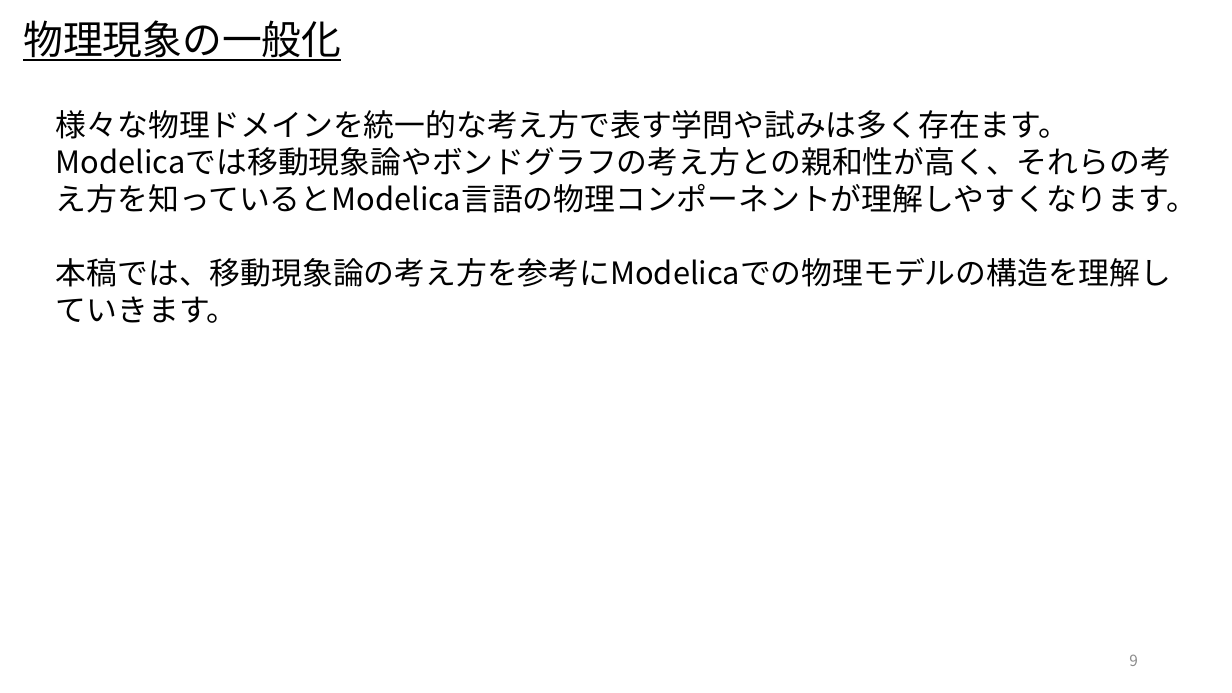
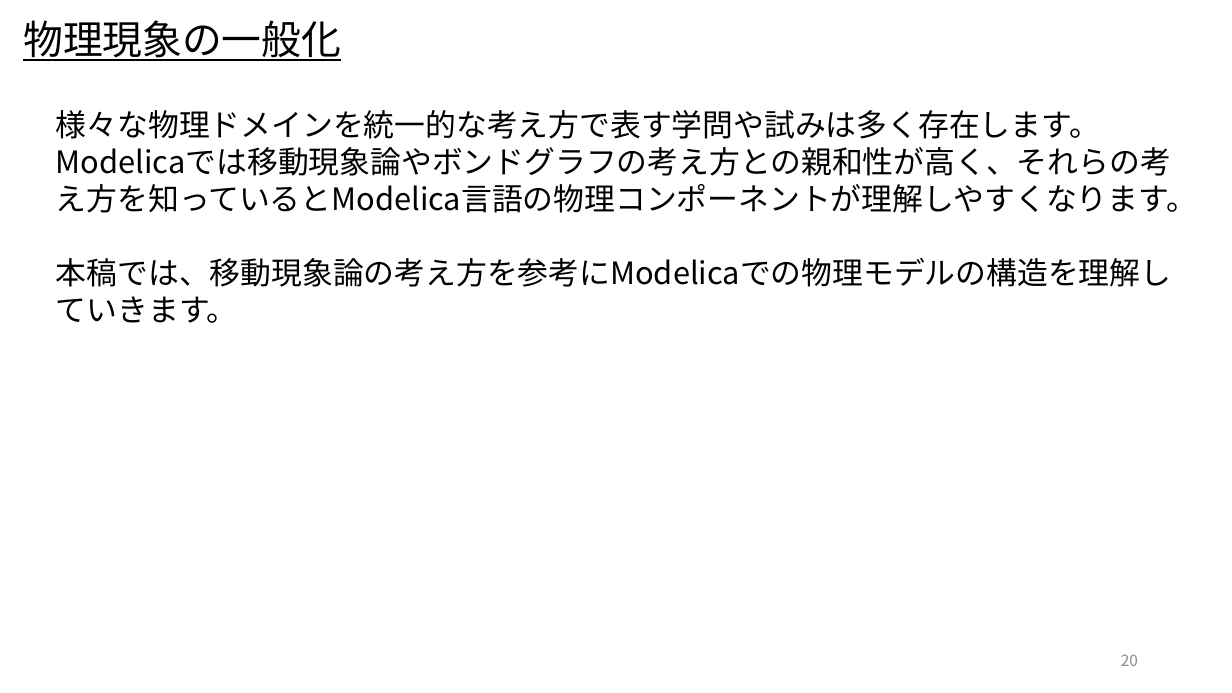
Before and after one commit to cubakija/OpenModelica_Tutorials_Ja, a slide deck: slide 20 of Dev/7_PhysicsDomainModel/OpenModelica_Tutorials_7_PlantModel.pptx (slide 9 before the commit). Drawn at 1232x693 pixels with LibreOffice and Linux fonts; fonts in the diff are those of the drawing. Boxes give left, top, right and bottom in pixels: in the first picture for what was removed or moved away, otherwise in the second. Text is boxed around its words. In the diff, an @@ line names an element or a change of style, - is before the commit and + after.

```diff
--- a/Dev/7_PhysicsDomainModel/OpenModelica_Tutorials_7_PlantModel.pptx
+++ b/Dev/7_PhysicsDomainModel/OpenModelica_Tutorials_7_PlantModel.pptx
@@ text at (56,110,1100,139): text changed @@
-様々な物理ドメインを統一的な考え方で表す学問や試みは多く存在ます。
+様々な物理ドメインを統一的な考え方で表す学問や試みは多く存在します。
@@ page number at (1121,654,1138,666): text changed @@
-9
+20
```
Also in this commit, not shown: 10 other slides changed, 10 slides added.
